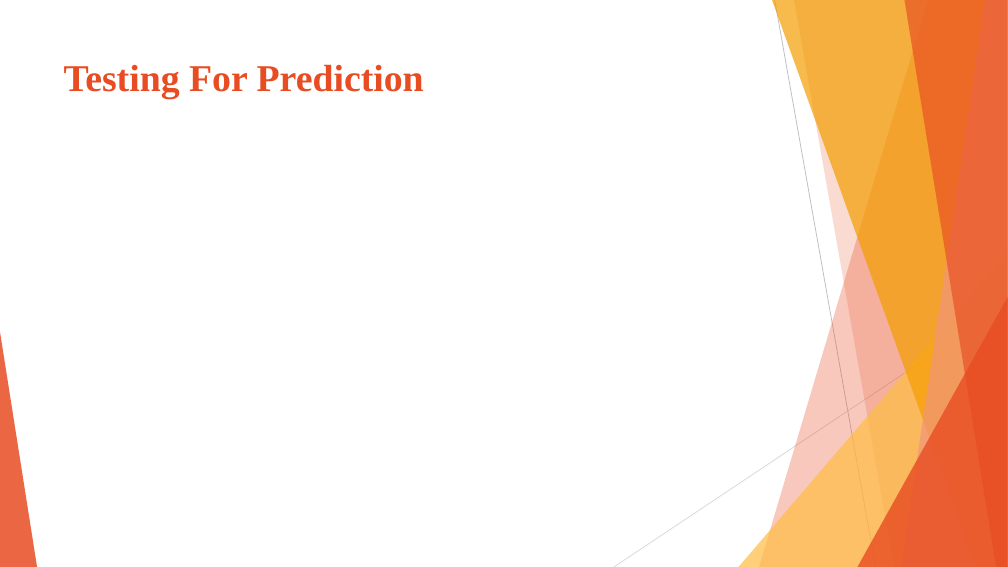
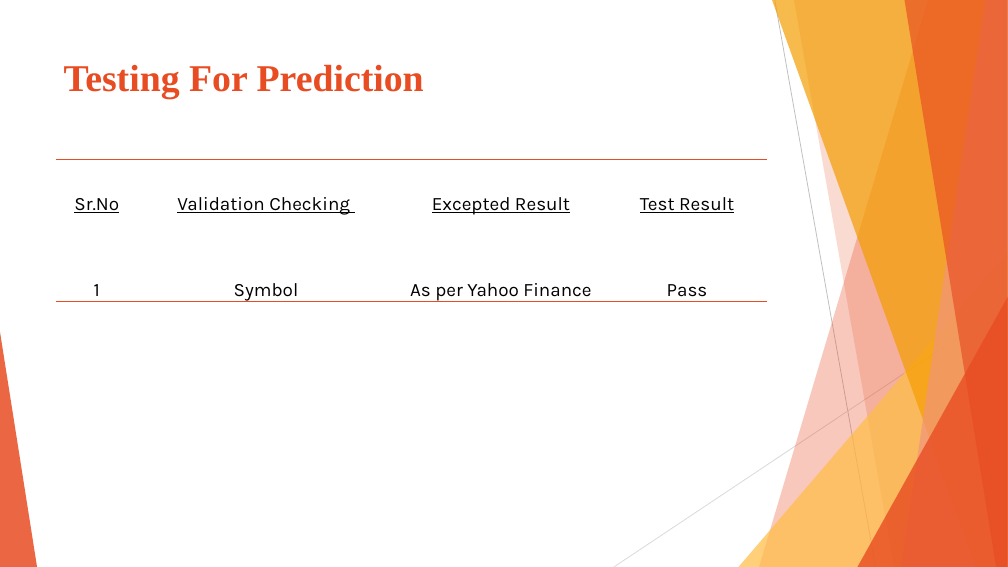
Before and after one commit to preyash2047/Stock_Price_Prediction, a slide deck: slide 42 of Project Presentation/PPT/SPP.pptx (slide 36 before the commit). Drawn at 1008x567 pixels with LibreOffice and Linux fonts; fonts in the diff are those of the drawing. Boxes give left, top, right and bottom in pixels: in the first picture for what was removed or moved away, otherwise in the second. Text is boxed around its words. In the diff, an @@ line names an element or a change of style, - is before the commit and + after.

```diff
--- a/Project Presentation/PPT/SPP.pptx
+++ b/Project Presentation/PPT/SPP.pptx
@@ table added at (56, 160, 768, 306), 2 rows, 4 columns @@
+Sr.No | Validation Checking | Excepted Result | Test Result
+1 | Symbol | As per Yahoo Finance | Pass
```
Also in this commit, not shown: 6 other slides changed, 9 slides added, 5 slides removed, 1 other file.
